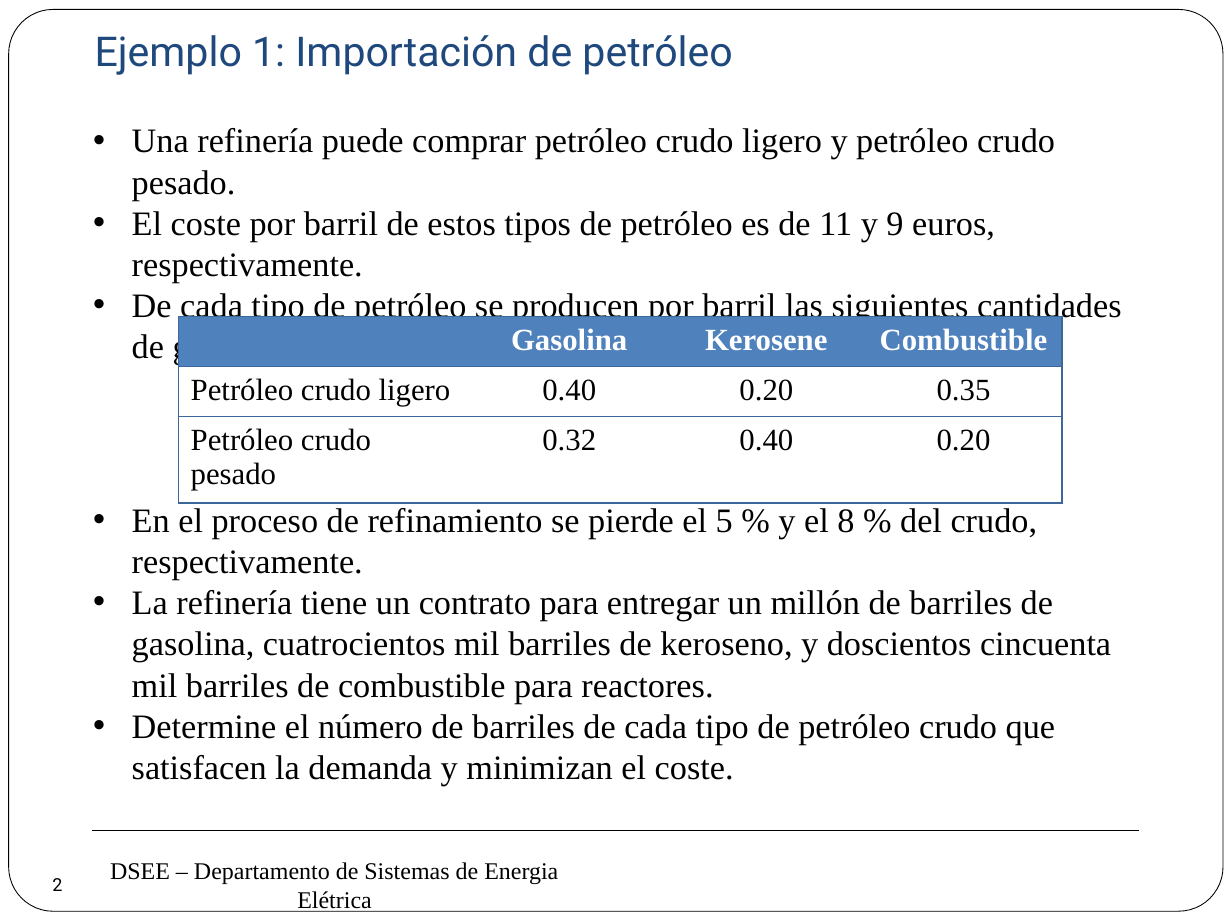
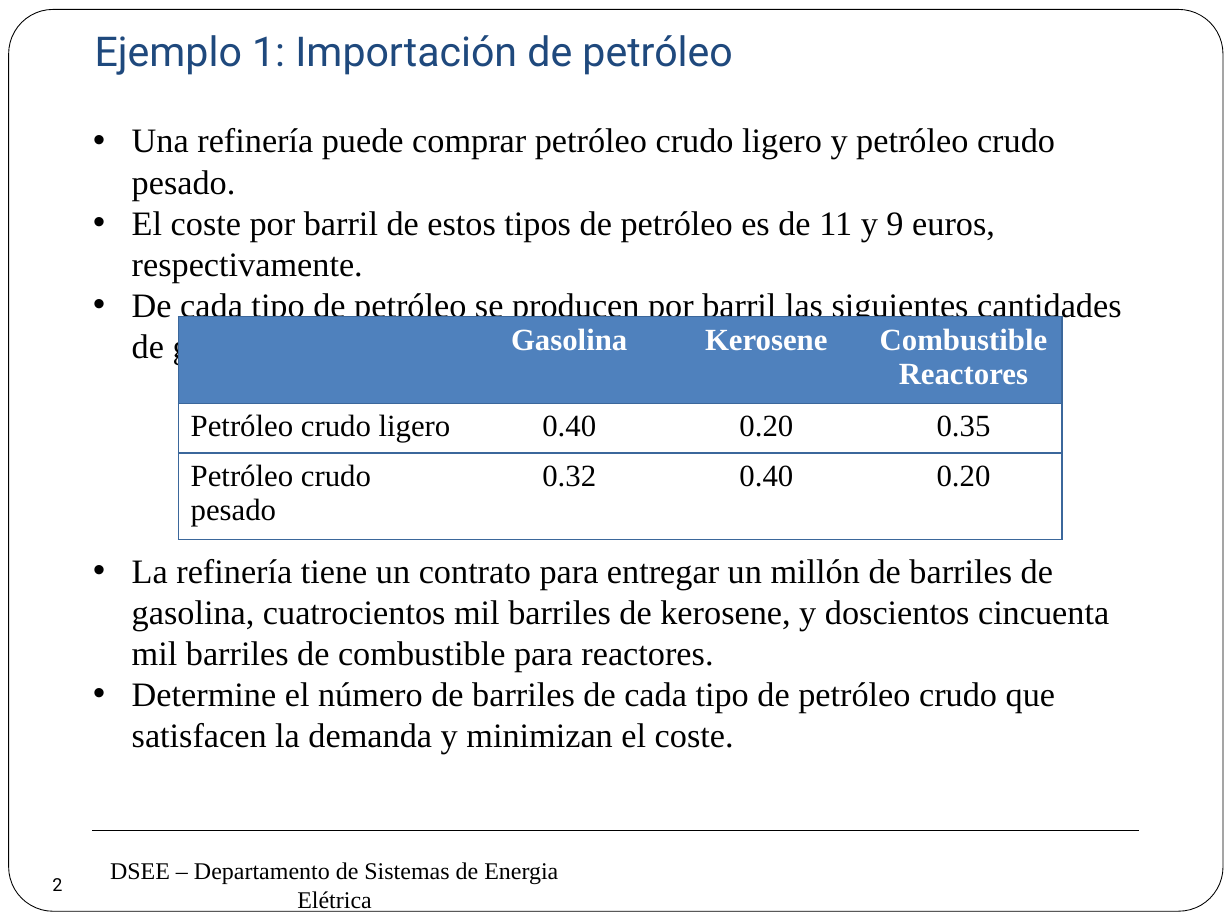
Before and after one commit to erikfilias/Power-Systems-Optimization-using-Julia-Language, a slide deck: slide 2 of 1. Lectures/Introducción a la Optimización aplicada a Sistemas de Energía Eléctrica/Dia 1/2. Modelamiento e Optimización.pptx. Drawn at 1232x924 pixels with LibreOffice and Linux fonts; fonts in the diff are those of the drawing; background and template pictures are left out. Boxes give left, top, right and bottom in pixels: in the first picture for what was removed or moved away, otherwise in the second. Text is boxed around its words. In the diff, an @@ line names an element or a change of style, - is before the commit and + after.

```diff
--- a/1. Lectures/Introducción a la Optimización aplicada a Sistemas de Energía Eléctrica/Dia 1/2. Modelamiento e Optimización.pptx
+++ b/1. Lectures/Introducción a la Optimización aplicada a Sistemas de Energía Eléctrica/Dia 1/2. Modelamiento e Optimización.pptx
@@ table at (179, 317, 1062, 530) @@
-row 1, column 4: Combustible
+row 1, column 4: Combustible Reactores
@@ text "La refinería tiene un contrato ...": place and size @@
-text "La refinería tiene un contrato ..." at (132, 508, 1111, 786)
+text "La refinería tiene un contrato ..." at (132, 559, 1109, 754)
@@ text at (132, 559, 1109, 672): text changed @@
-• En el proceso de refinamiento se pierde el 5 % y el 8 % del crudo, respectivamente.
-• La refinería tiene un contrato para entregar un millón de barriles de gasolina, cuatrocientos mil barriles de keroseno, y doscientos cincuenta mil barriles de combustible para reactores.
+• La refinería tiene un contrato para entregar un millón de barriles de gasolina, cuatrocientos mil barriles de kerosene, y doscientos cincuenta mil barriles de combustible para reactores.
```
Also in this commit, not shown: 1 other file.
